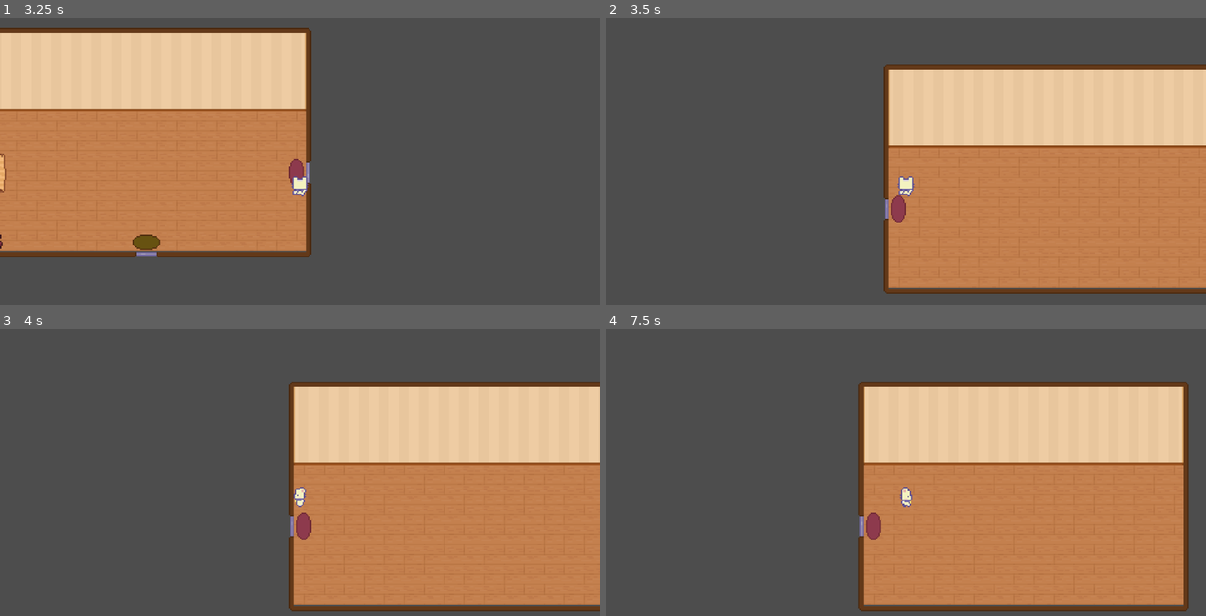
Above: before the commit, frames 1-4 (two rows, left to right).
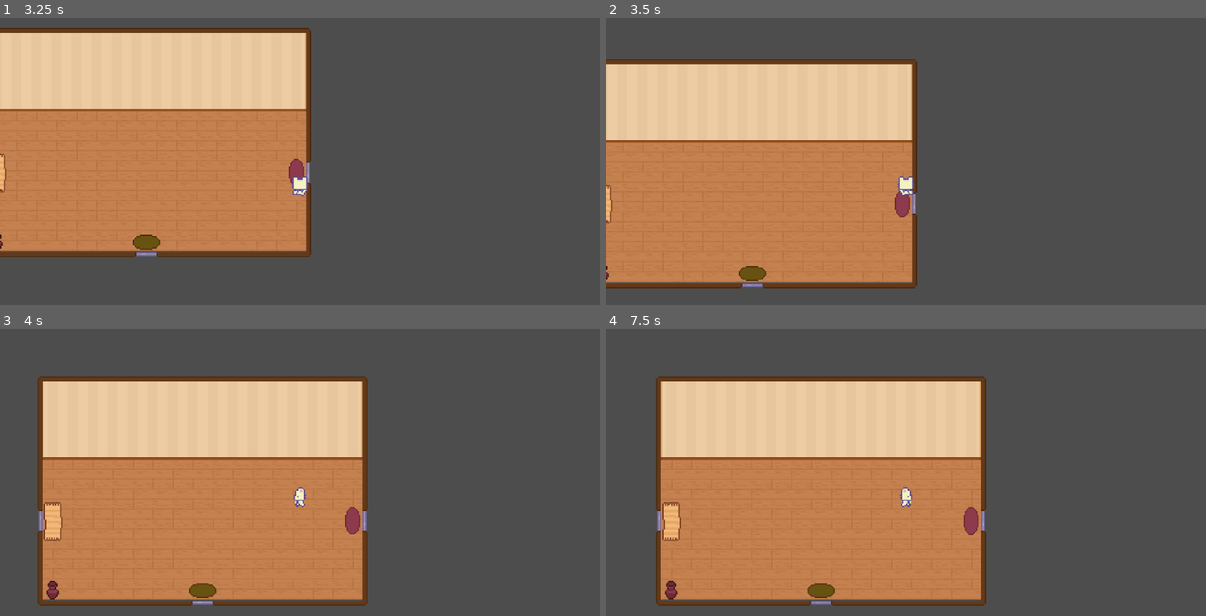
Above: after the commit, the same moments.

Repository: yonisabag11/DiscreteMath_EscapeRoom
Game: Godot game, scene res://Levels/Lobby.tscn
Two runs of this game, one before a commit and one after it. Both use one fixed random seed, a clock stepped at 60 frames per second and the inputs below.
Inputs:
- Up to frame 1 (3.25 s): tap Enter at 0.5 s; hold D (right) 0.53-1.28 s; hold E (Interact) 0.53-1.28 s; hold S (down) 1.28-2.03 s; tap E (Interact) at 1.35, 2.85 s; hold D (right) 2.03-2.78 s; hold E (Interact) 2.03-2.78 s; hold W (up) from 2.78 s (still down)
- Up to frame 2 (3.5 s): keep holding W (up)
- Up to frame 3 (4 s): release W (up) at 3.53 s; hold A (left) from 3.53 s (still down); hold E (Interact) from 3.53 s (still down)
- Up to frame 4 (7.5 s): release E (Interact) at 4.28 s; tap E (Interact) at 4.35, 5.85, 7.35 s; release A (left) at 5.03 s; hold S (down) 5.03-5.78 s; hold E (Interact) 5.03-5.78 s; hold D (right) 5.78-6.53 s; hold W (up) 6.53-7.28 s; hold E (Interact) 6.53-7.28 s; hold D (right) from 7.28 s (still down)

Frame 1 is identical in both runs. In frame 2, 77% of the frame differs, in the area x 0-100%, y 14-97%; in frame 3, 67%; in frame 4, 58%.

Commit message:
Doors Doors Doors
Changed the door hitboxes. Again.

Diff:
--- a/Levels/Lobby.tscn
+++ b/Levels/Lobby.tscn
@@ -1291,13 +1291,11 @@
 4:8/0 = 0
 4:8/0/physics_layer_0/polygon_0/points = PackedVector2Array(-8, -8, 8, -8, 8, -3.59717, -8, -3.77703)
 5:8/0 = 0
-5:8/0/physics_layer_0/polygon_0/points = PackedVector2Array(-8, -8, 8, -8, 8, -3.59717, -8, -3.77703)
 6:8/0 = 0
 6:8/0/physics_layer_0/polygon_0/points = PackedVector2Array(-8, -8, 8, -8, 8, -3.59717, -8, -3.77703)
 7:8/0 = 0
 7:8/0/physics_layer_0/polygon_0/points = PackedVector2Array(-8, -8, 8, -8, 8, -3.59717, -8, -3.77703)
 8:8/0 = 0
-8:8/0/physics_layer_0/polygon_0/points = PackedVector2Array(-8, -8, 8, -8, 8, -3.59717, -8, -3.77703)
 9:8/0 = 0
 9:8/0/physics_layer_0/polygon_0/points = PackedVector2Array(-8, -8, 8, -8, 8, -3.59717, -8, -3.77703)
 10:8/0 = 0
@@ -1378,7 +1376,7 @@
 position = Vector2(-113, 0)
 
 [node name="CollisionShape2D" type="CollisionShape2D" parent="Doors/Door_W"]
-position = Vector2(-127.5, 0.5)
+position = Vector2(-132, 1)
 shape = SubResource("RectangleShape2D_2uni1")
 
 [node name="Door_S" parent="Doors" instance=ExtResource("5_55ds5")]
@@ -1390,7 +1388,7 @@
 position = Vector2(0, 53)
 
 [node name="CollisionShape2D" type="CollisionShape2D" parent="Doors/Door_S"]
-position = Vector2(0, 63.5)
+position = Vector2(0, 68)
 shape = SubResource("RectangleShape2D_xrkt0")
 
 [node name="Door_E" parent="Doors" instance=ExtResource("5_55ds5")]
@@ -1403,7 +1401,7 @@
 position = Vector2(116, 0)
 
 [node name="CollisionShape2D" type="CollisionShape2D" parent="Doors/Door_E"]
-position = Vector2(128, -0.5)
+position = Vector2(133, 1)
 shape = SubResource("RectangleShape2D_v025o")
 
 [node name="InteractionArea" parent="." instance=ExtResource("8_1tyf7")]
--- a/Levels/Room1.tscn
+++ b/Levels/Room1.tscn
@@ -1202,13 +1202,9 @@
 4:8/0 = 0
 4:8/0/physics_layer_0/polygon_0/points = PackedVector2Array(-8, -8, 8, -8, 8, -3.95689, -8, -4.13675)
 5:8/0 = 0
-5:8/0/physics_layer_0/polygon_0/points = PackedVector2Array(-8, -8, 8, -8, 8, -3.95689, -8, -4.13675)
 6:8/0 = 0
-6:8/0/physics_layer_0/polygon_0/points = PackedVector2Array(-8, -8, 8, -8, 8, -3.95689, -8, -4.13675)
 7:8/0 = 0
-7:8/0/physics_layer_0/polygon_0/points = PackedVector2Array(-8, -8, 8, -8, 8, -3.95689, -8, -4.13675)
 8:8/0 = 0
-8:8/0/physics_layer_0/polygon_0/points = PackedVector2Array(-8, -8, 8, -8, 8, -3.95689, -8, -4.13675)
 9:8/0 = 0
 9:8/0/physics_layer_0/polygon_0/points = PackedVector2Array(-8, -8, 8, -8, 8, -3.95689, -8, -4.13675)
 10:8/0 = 0
@@ -1233,7 +1229,7 @@
 sources/2 = SubResource("TileSetAtlasSource_o6by1")
 
 [sub_resource type="RectangleShape2D" id="RectangleShape2D_qgpdn"]
-size = Vector2(2, 30.5)
+size = Vector2(2, 23)
 
 [node name="Room1" type="Node2D"]
 script = ExtResource("1_8j3qf")
@@ -1273,7 +1269,7 @@
 position = Vector2(115, 0)
 
 [node name="CollisionShape2D" type="CollisionShape2D" parent="Doors/Door_E"]
-position = Vector2(128, 0.25)
+position = Vector2(132, 0.5)
 shape = SubResource("RectangleShape2D_qgpdn")
 
 [editable path="Doors/Door_E"]
--- a/Levels/Room2.tscn
+++ b/Levels/Room2.tscn
@@ -359,6 +359,174 @@
 sources/1 = SubResource("TileSetAtlasSource_xciqp")
 sources/2 = SubResource("TileSetAtlasSource_f1flt")
 
+[sub_resource type="TileSetAtlasSource" id="TileSetAtlasSource_jpl3p"]
+texture = ExtResource("3_jpl3p")
+0:0/0 = 0
+1:0/0 = 0
+2:0/0 = 0
+3:0/0 = 0
+4:0/0 = 0
+5:0/0 = 0
+6:0/0 = 0
+7:0/0 = 0
+8:0/0 = 0
+9:0/0 = 0
+10:0/0 = 0
+11:0/0 = 0
+12:0/0 = 0
+13:0/0 = 0
+14:0/0 = 0
+15:0/0 = 0
+16:0/0 = 0
+17:0/0 = 0
+0:1/0 = 0
+1:1/0 = 0
+2:1/0 = 0
+3:1/0 = 0
+4:1/0 = 0
+5:1/0 = 0
+6:1/0 = 0
+7:1/0 = 0
+8:1/0 = 0
+9:1/0 = 0
+10:1/0 = 0
+11:1/0 = 0
+12:1/0 = 0
+13:1/0 = 0
+14:1/0 = 0
+15:1/0 = 0
+16:1/0 = 0
+17:1/0 = 0
+0:2/0 = 0
+1:2/0 = 0
+2:2/0 = 0
+3:2/0 = 0
+4:2/0 = 0
+5:2/0 = 0
+6:2/0 = 0
+7:2/0 = 0
+8:2/0 = 0
+9:2/0 = 0
+10:2/0 = 0
+11:2/0 = 0
+12:2/0 = 0
+13:2/0 = 0
+14:2/0 = 0
+15:2/0 = 0
+16:2/0 = 0
+17:2/0 = 0
+0:3/0 = 0
+1:3/0 = 0
+2:3/0 = 0
+3:3/0 = 0
+4:3/0 = 0
+5:3/0 = 0
+6:3/0 = 0
+7:3/0 = 0
+8:3/0 = 0
+9:3/0 = 0
+10:3/0 = 0
+11:3/0 = 0
+12:3/0 = 0
+13:3/0 = 0
+14:3/0 = 0
+15:3/0 = 0
+16:3/0 = 0
+17:3/0 = 0
+0:4/0 = 0
+1:4/0 = 0
+2:4/0 = 0
+3:4/0 = 0
+4:4/0 = 0
+5:4/0 = 0
+6:4/0 = 0
+7:4/0 = 0
+8:4/0 = 0
+9:4/0 = 0
+10:4/0 = 0
+11:4/0 = 0
+12:4/0 = 0
+13:4/0 = 0
+14:4/0 = 0
+15:4/0 = 0
+16:4/0 = 0
+17:4/0 = 0
+0:5/0 = 0
+1:5/0 = 0
+2:5/0 = 0
+3:5/0 = 0
+4:5/0 = 0
+5:5/0 = 0
+6:5/0 = 0
+7:5/0 = 0
+8:5/0 = 0
+9:5/0 = 0
+10:5/0 = 0
+11:5/0 = 0
+12:5/0 = 0
+13:5/0 = 0
+14:5/0 = 0
+15:5/0 = 0
+16:5/0 = 0
+17:5/0 = 0
+0:6/0 = 0
+1:6/0 = 0
+2:6/0 = 0
+3:6/0 = 0
+4:6/0 = 0
+5:6/0 = 0
+6:6/0 = 0
+7:6/0 = 0
+8:6/0 = 0
+9:6/0 = 0
+10:6/0 = 0
+11:6/0 = 0
+12:6/0 = 0
+13:6/0 = 0
+14:6/0 = 0
+15:6/0 = 0
+16:6/0 = 0
+17:6/0 = 0
+0:7/0 = 0
+1:7/0 = 0
+2:7/0 = 0
+3:7/0 = 0
+4:7/0 = 0
+5:7/0 = 0
+6:7/0 = 0
+7:7/0 = 0
+8:7/0 = 0
+9:7/0 = 0
+10:7/0 = 0
+11:7/0 = 0
+12:7/0 = 0
+13:7/0 = 0
+14:7/0 = 0
+15:7/0 = 0
+16:7/0 = 0
+17:7/0 = 0
+0:8/0 = 0
+1:8/0 = 0
+2:8/0 = 0
+3:8/0 = 0
+4:8/0 = 0
+5:8/0 = 0
+6:8/0 = 0
+7:8/0 = 0
+8:8/0 = 0
+9:8/0 = 0
+10:8/0 = 0
+11:8/0 = 0
+12:8/0 = 0
+13:8/0 = 0
+14:8/0 = 0
+15:8/0 = 0
+16:8/0 = 0
+17:8/0 = 0
+
+[sub_resource type="TileSet" id="TileSet_aqxr5"]
+sources/0 = SubResource("TileSetAtlasSource_jpl3p")
+
 [sub_resource type="TileSetAtlasSource" id="TileSetAtlasSource_wjiyn"]
 texture = ExtResource("4_aqxr5")
 0:0/0 = 0
@@ -535,6 +703,171 @@
 15:9/0 = 0
 16:9/0 = 0
 17:9/0 = 0
+
+[sub_resource type="TileSetAtlasSource" id="TileSetAtlasSource_ox8cn"]
+texture = ExtResource("3_jpl3p")
+0:0/0 = 0
+1:0/0 = 0
+2:0/0 = 0
+3:0/0 = 0
+4:0/0 = 0
+5:0/0 = 0
+6:0/0 = 0
+7:0/0 = 0
+8:0/0 = 0
+9:0/0 = 0
+10:0/0 = 0
+11:0/0 = 0
+12:0/0 = 0
+13:0/0 = 0
+14:0/0 = 0
+15:0/0 = 0
+16:0/0 = 0
+17:0/0 = 0
+0:1/0 = 0
+1:1/0 = 0
+2:1/0 = 0
+3:1/0 = 0
+4:1/0 = 0
+5:1/0 = 0
+6:1/0 = 0
+7:1/0 = 0
+8:1/0 = 0
+9:1/0 = 0
+10:1/0 = 0
+11:1/0 = 0
+12:1/0 = 0
+13:1/0 = 0
+14:1/0 = 0
+15:1/0 = 0
+16:1/0 = 0
+17:1/0 = 0
+0:2/0 = 0
+1:2/0 = 0
+2:2/0 = 0
+3:2/0 = 0
+4:2/0 = 0
+5:2/0 = 0
+6:2/0 = 0
+7:2/0 = 0
+8:2/0 = 0
+9:2/0 = 0
+10:2/0 = 0
+11:2/0 = 0
+12:2/0 = 0
+13:2/0 = 0
+14:2/0 = 0
+15:2/0 = 0
+16:2/0 = 0
+17:2/0 = 0
+0:3/0 = 0
+1:3/0 = 0
+2:3/0 = 0
+3:3/0 = 0
+4:3/0 = 0
+5:3/0 = 0
+6:3/0 = 0
+7:3/0 = 0
+8:3/0 = 0
+9:3/0 = 0
+10:3/0 = 0
+11:3/0 = 0
+12:3/0 = 0
+13:3/0 = 0
+14:3/0 = 0
+15:3/0 = 0
+16:3/0 = 0
+17:3/0 = 0
+0:4/0 = 0
+1:4/0 = 0
+2:4/0 = 0
+3:4/0 = 0
+4:4/0 = 0
+5:4/0 = 0
+6:4/0 = 0
+7:4/0 = 0
+8:4/0 = 0
+9:4/0 = 0
+10:4/0 = 0
+11:4/0 = 0
+12:4/0 = 0
+13:4/0 = 0
+14:4/0 = 0
+15:4/0 = 0
+16:4/0 = 0
+17:4/0 = 0
+0:5/0 = 0
+1:5/0 = 0
+2:5/0 = 0
+3:5/0 = 0
+4:5/0 = 0
+5:5/0 = 0
+6:5/0 = 0
+7:5/0 = 0
+8:5/0 = 0
+9:5/0 = 0
+10:5/0 = 0
+11:5/0 = 0
+12:5/0 = 0
+13:5/0 = 0
+14:5/0 = 0
+15:5/0 = 0
+16:5/0 = 0
+17:5/0 = 0
+0:6/0 = 0
+1:6/0 = 0
+2:6/0 = 0
+3:6/0 = 0
+4:6/0 = 0
+5:6/0 = 0
+6:6/0 = 0
+7:6/0 = 0
+8:6/0 = 0
+9:6/0 = 0
+10:6/0 = 0
+11:6/0 = 0
+12:6/0 = 0
+13:6/0 = 0
+14:6/0 = 0
+15:6/0 = 0
+16:6/0 = 0
+17:6/0 = 0
+0:7/0 = 0
+1:7/0 = 0
+2:7/0 = 0
+3:7/0 = 0
+4:7/0 = 0
+5:7/0 = 0
+6:7/0 = 0
+7:7/0 = 0
+8:7/0 = 0
+9:7/0 = 0
+10:7/0 = 0
+11:7/0 = 0
+12:7/0 = 0
+13:7/0 = 0
+14:7/0 = 0
+15:7/0 = 0
+16:7/0 = 0
+17:7/0 = 0
+0:8/0 = 0
+1:8/0 = 0
+2:8/0 = 0
+3:8/0 = 0
+4:8/0 = 0
+5:8/0 = 0
+6:8/0 = 0
+7:8/0 = 0
+8:8/0 = 0
+9:8/0 = 0
+10:8/0 = 0
+11:8/0 = 0
+12:8/0 = 0
+13:8/0 = 0
+14:8/0 = 0
+15:8/0 = 0
+16:8/0 = 0
+17:8/0 = 0
 
 [sub_resource type="TileSetAtlasSource" id="TileSetAtlasSource_um4uy"]
 texture = ExtResource("5_nc6be")
@@ -1012,6 +1345,7 @@
 sources/3 = SubResource("TileSetAtlasSource_um4uy")
 sources/4 = SubResource("TileSetAtlasSource_qwk3u")
 sources/0 = SubResource("TileSetAtlasSource_wjiyn")
+sources/1 = SubResource("TileSetAtlasSource_ox8cn")
 
 [sub_resource type="TileSetAtlasSource" id="TileSetAtlasSource_2xr2k"]
 texture = ExtResource("4_aqxr5")
@@ -1379,13 +1713,11 @@
 4:8/0 = 0
 4:8/0/physics_layer_0/polygon_0/points = PackedVector2Array(-8, -8, 8, -8, 8, 8, -8, 8)
 5:8/0 = 0
-5:8/0/physics_layer_0/polygon_0/points = PackedVector2Array(-8, -8, 8, -8, 8, 8, -8, 8)
 6:8/0 = 0
 6:8/0/physics_layer_0/polygon_0/points = PackedVector2Array(-8, -8, 8, -8, 8, 8, -8, 8)
 7:8/0 = 0
 7:8/0/physics_layer_0/polygon_0/points = PackedVector2Array(-8, -8, 8, -8, 8, 8, -8, 8)
 8:8/0 = 0
-8:8/0/physics_layer_0/polygon_0/points = PackedVector2Array(-8, -8, 8, -8, 8, 8, -8, 8)
 9:8/0 = 0
 9:8/0/physics_layer_0/polygon_0/points = PackedVector2Array(-8, -8, 8, -8, 8, 8, -8, 8)
 10:8/0 = 0
@@ -1411,9 +1743,10 @@
 sources/2 = SubResource("TileSetAtlasSource_o6by1")
 
 [sub_resource type="RectangleShape2D" id="RectangleShape2D_wjiyn"]
-size = Vector2(39, 1)
+size = Vector2(30, 1)
 
 [node name="Room1" type="Node2D"]
+position = Vector2(1, -2)
 script = ExtResource("1_wjiyn")
 
 [node name="PlayerCat" parent="." instance=ExtResource("2_ox8cn")]
@@ -1426,12 +1759,18 @@
 [node name="BaseGround" type="TileMapLayer" parent="."]
 show_behind_parent = true
 position = Vector2(0, -1)
-tile_map_data = PackedByteArray("AAD4//3/AQALAAYAAAD4//7/AQA …(2223 unchanged characters)… AKAAEAAAD///r/AQAKAAIAAAD///v/AQAKAAMAAAD///z/AQAKAAQAAAAAAPn/AQALAAEAAAAAAPr/AQALAAIAAAAAAPv/AQALAAMAAAAAAPz/AQALAAQAAAABAPn/AQAKAAEAAAABAPr/AQAKAAIAAAABAPv …(415 unchanged characters)…
+tile_map_data = PackedByteArray("AAD4//3/AQALAAYAAAD4//7/AQA …(2223 unchanged characters)… AKAAEAAAD///r/AQAKAAIAAAD///v/AQAKAAMAAAAAAPn/AQALAAEAAAAAAPr/AQALAAIAAAAAAPv/AQALAAMAAAABAPn/AQAKAAEAAAABAPr/AQAKAAIAAAABAPv …(415 unchanged characters)…
 tile_set = SubResource("TileSet_dlfv1")
+
+[node name="BehindDoor" type="TileMapLayer" parent="."]
+show_behind_parent = true
+position = Vector2(0, -1)
+tile_map_data = PackedByteArray("AAD///z/AAAKAAQAAAAAAPz/AAALAAQAAAA=")
+tile_set = SubResource("TileSet_aqxr5")
 
 [node name="TopGround" type="TileMapLayer" parent="."]
 show_behind_parent = true
-tile_map_data = PackedByteArray("AAD///r/AAAGAAUAAAD///v/AAAGAAYAAAD///z/AAAGAAcAAAAAAPr/AAAHAAUAAAAAAPv/AAAHAAYAAAAAAPz/AAAHAAcAAAD///3/AwAIAAMAAAAAAP3/AwAJAAMAAAA=")
+tile_map_data = PackedByteArray("AAD///r/AAAGAAUAAAD///v/AAAGAAYAAAAAAPr/AAAHAAUAAAAAAPv/AAAHAAYAAAD///3/AwAIAAMAAAAAAP3/AwAJAAMAAAD///z/AAAGAAcAAAAAAPz/AAAHAAcAAAA=")
 tile_set = SubResource("TileSet_gnwyn")
 
 [node name="Walls" type="TileMapLayer" parent="."]
@@ -1451,7 +1790,7 @@
 position = Vector2(0, -39)
 
 [node name="CollisionShape2D" type="CollisionShape2D" parent="Doors/Door_S"]
-position = Vector2(0.5, -48.5)
+position = Vector2(0, -51)
 shape = SubResource("RectangleShape2D_wjiyn")
 
 [editable path="Doors/Door_S"]
--- a/Levels/Room3.tscn
+++ b/Levels/Room3.tscn
@@ -1201,13 +1201,11 @@
 4:8/0 = 0
 4:8/0/physics_layer_0/polygon_0/points = PackedVector2Array(-8, -8, 8, -8, 8, 8, -8, 8)
 5:8/0 = 0
-5:8/0/physics_layer_0/polygon_0/points = PackedVector2Array(-8, -8, 8, -8, 8, 8, -8, 8)
 6:8/0 = 0
 6:8/0/physics_layer_0/polygon_0/points = PackedVector2Array(-8, -8, 8, -8, 8, 8, -8, 8)
 7:8/0 = 0
 7:8/0/physics_layer_0/polygon_0/points = PackedVector2Array(-8, -8, 8, -8, 8, 8, -8, 8)
 8:8/0 = 0
-8:8/0/physics_layer_0/polygon_0/points = PackedVector2Array(-8, -8, 8, -8, 8, 8, -8, 8)
 9:8/0 = 0
 9:8/0/physics_layer_0/polygon_0/points = PackedVector2Array(-8, -8, 8, -8, 8, 8, -8, 8)
 10:8/0 = 0
@@ -1273,7 +1271,7 @@
 position = Vector2(-114, 0)
 
 [node name="CollisionShape2D" type="CollisionShape2D" parent="Doors/Door_W"]
-position = Vector2(-127.5, 0)
+position = Vector2(-132, 0)
 shape = SubResource("RectangleShape2D_7gs52")
 
 [editable path="Doors/Door_W"]
Not shown: 1 places in Levels/Room2.tscn that only renumber resources
